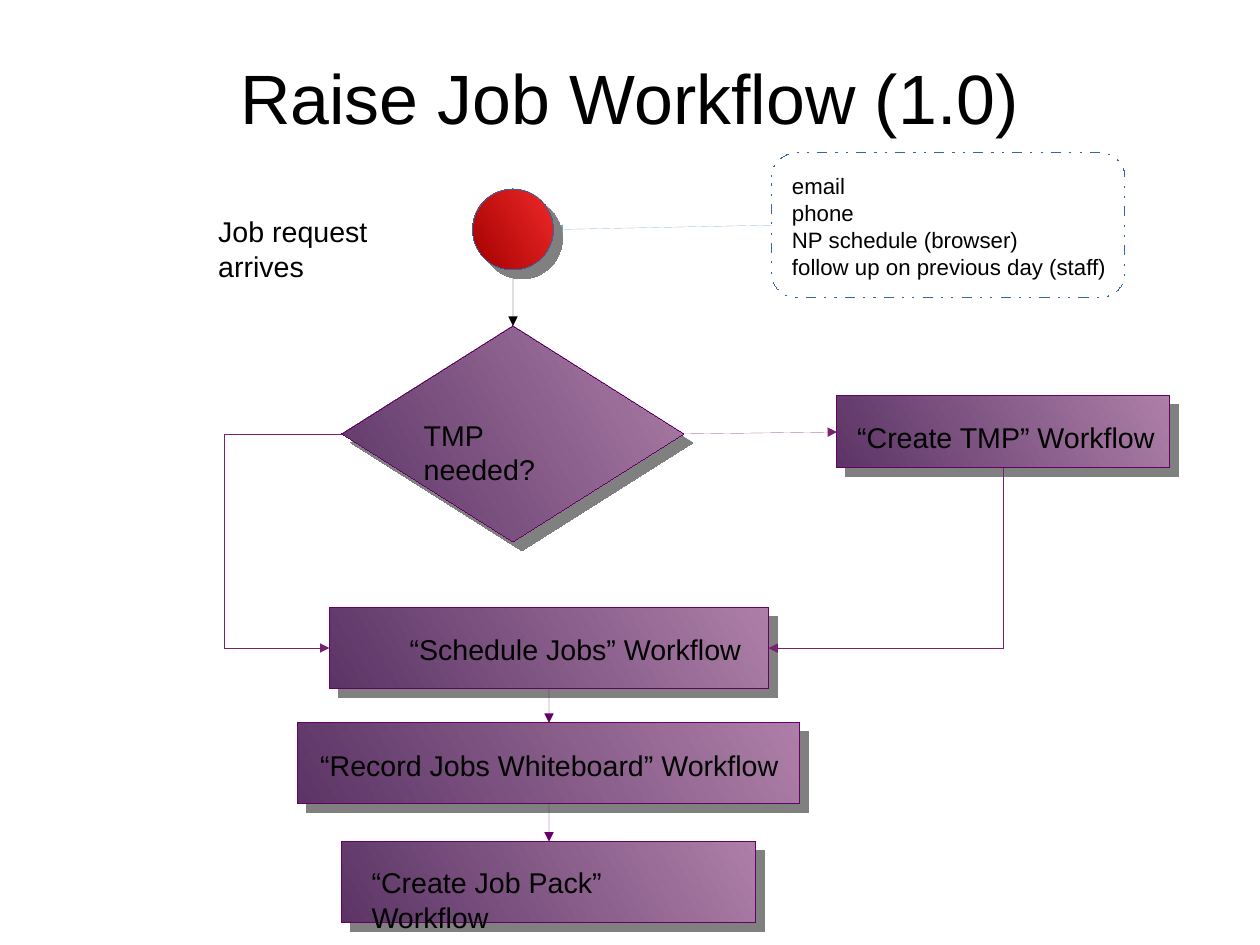
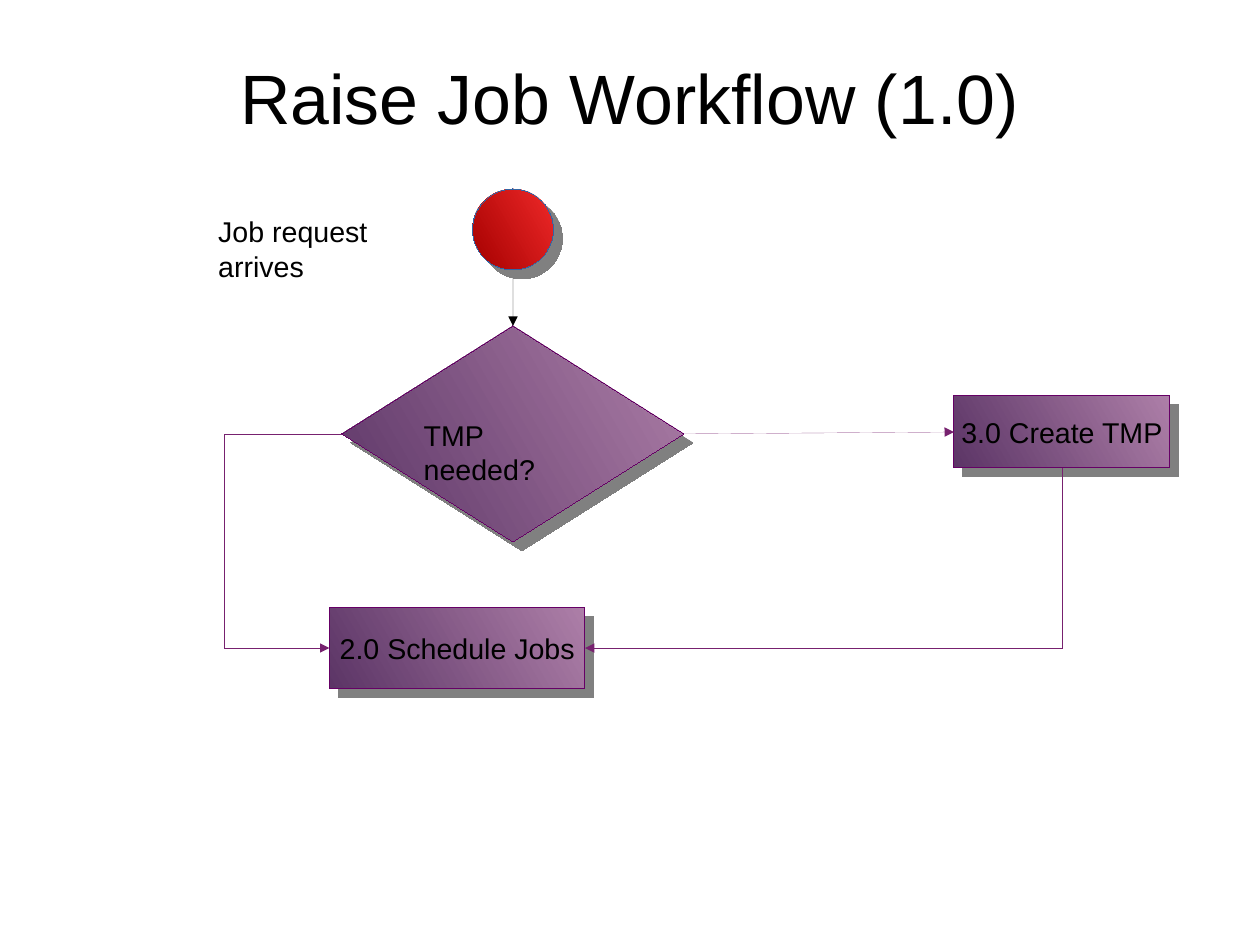
Before and after one commit to monkeysh1ne/TMNZ_Stuff, a slide deck: slide 4 of Workflows BP Models.odp. Drawn at 1260x945 pixels with LibreOffice and Linux fonts; fonts in the diff are those of the drawing. Boxes give left, top, right and bottom in pixels: in the first picture for what was removed or moved away, otherwise in the second. Text is boxed around its words. In the diff, an @@ line names an element or a change of style, - is before the commit and + after.

Commit message:
Continue to build Schedule Jobs workflow in 'Workflows BP Models' presentation.

```diff
--- a/Workflows BP Models.odp
+++ b/Workflows BP Models.odp
@@ rounded rectangle removed at <box>772,153,1125,297</box> @@
@@ text removed at <box>792,178,845,195</box> @@
-email
@@ text removed at <box>792,205,854,226</box> @@
-phone
@@ arrow removed from (772, 225) to (553, 230) @@
@@ text removed at <box>792,232,1018,253</box> @@
-NP schedule (browser)
@@ text removed at <box>792,259,1105,280</box> @@
-follow up on previous day (staff)
@@ rectangle removed at <box>837,396,1170,468</box> @@
@@ rectangle added at <box>955,396,1171,468</box>, fill gradient #AD7FA8 to #5C3566, outline #660066 0 pt, 18 pt, text #000000 @@
+3.0 Create TMP
@@ arrow moved from (684, 434) - (837, 432) to (684, 434) - (955, 432) @@
@@ text removed at <box>857,427,1154,448</box> @@
-“Create TMP” Workflow
@@ elbow arrow moved from (1004, 468) - (768, 648) to (1062, 468) - (585, 648) @@
@@ rectangle removed at <box>329,607,768,688</box> @@
@@ rectangle added at <box>329,607,585,688</box>, fill gradient #AD7FA8 to #5C3566, outline #660066 0 pt, 18 pt, text #000000 @@
+2.0 Schedule Jobs
@@ text removed at <box>410,639,741,660</box> @@
-“Schedule Jobs” Workflow
@@ arrow removed from (549, 688) to (549, 723) @@
@@ rectangle removed at <box>298,723,800,804</box> @@
@@ text removed at <box>320,755,778,776</box> @@
-“Record Jobs Whiteboard” Workflow
@@ arrow removed from (549, 804) to (549, 842) @@
@@ rectangle removed at <box>342,842,756,923</box> @@
@@ text removed at <box>372,872,602,933</box> @@
-“Create Job Pack” Workflow
```
Also in this commit, not shown: 2 other slides changed, 3 slides added, 1 slide removed, 1 other file.
